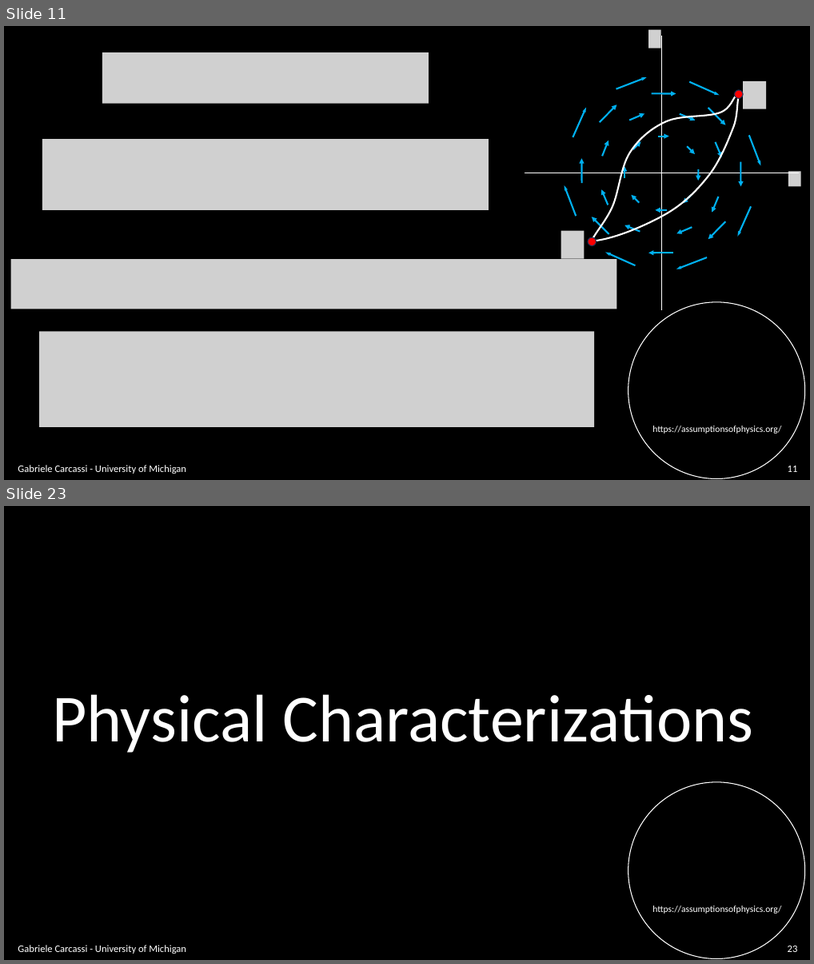
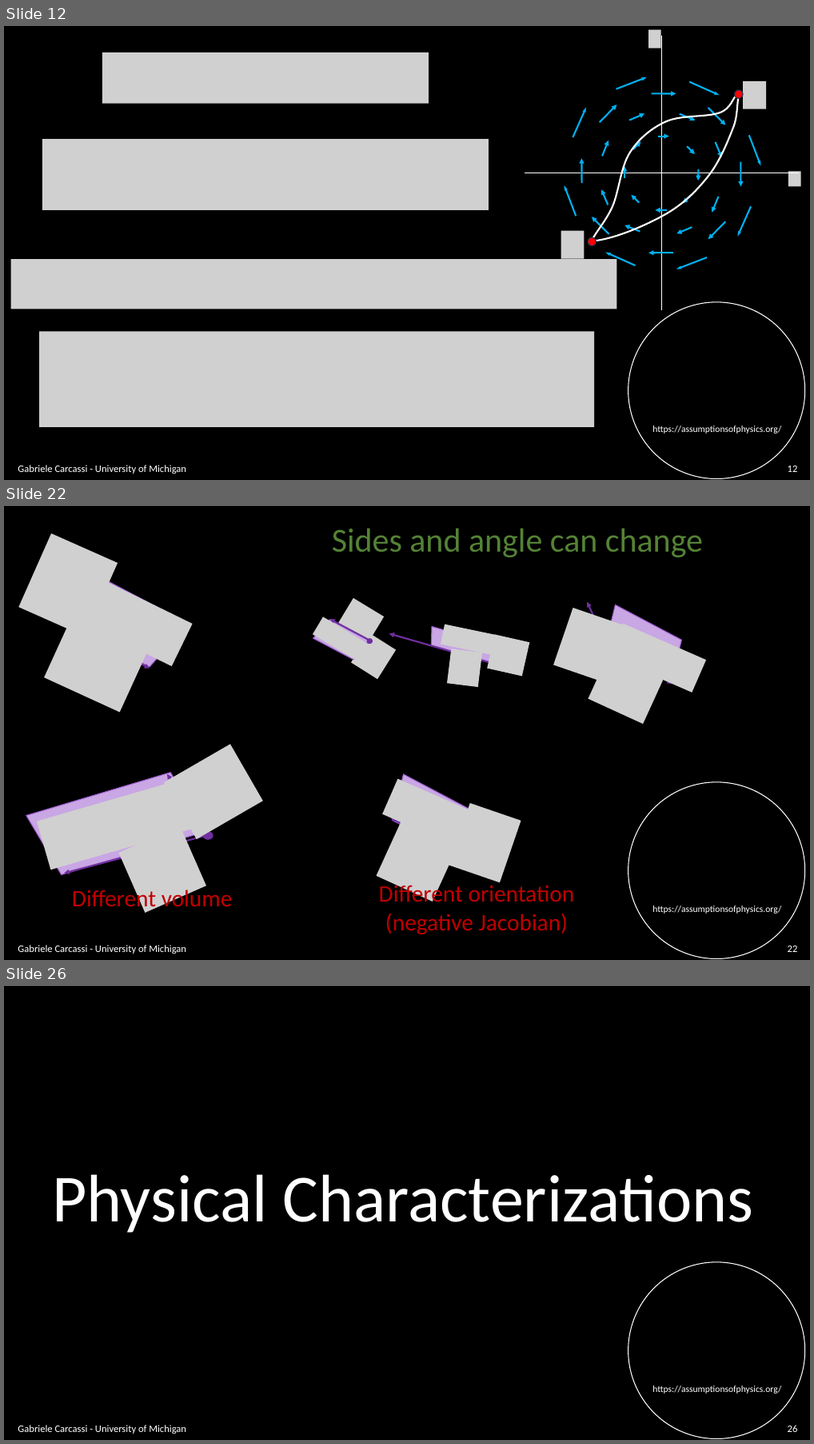
Before and after one commit to assumptionsofphysics/slides, a slide deck: BookCompanions-v2/RP-Class-3.pptx. Shown one above the other, each under a label of ours: slides 11 and 23 before the commit, slides 12, 22 and 26 after it; the slides between them are not shown. The pictures are 814x964 and 814x1444 pixels, drawn with LibreOffice and Linux fonts; fonts in the diff are those of the drawing; grey boxes stand for pictures; background and template pictures are left out. Boxes give left, top, right and bottom in pixels: in the first picture for what was removed or moved away, otherwise in the second. Text is boxed around its words. In the diff, an @@ line names an element or a change of style, - is before the commit and + after.

```diff
--- a/BookCompanions-v2/RP-Class-3.pptx
+++ b/BookCompanions-v2/RP-Class-3.pptx
@@ slide 22 added at [4,506,810,960], background #000000; not listed: 2 template elements that a slide beside it also shows @@
@@ text added at [332,528,703,557], 40 pt, text #548235 @@
+Sides and angle can change
@@ group added at [18,533,193,712]: 3 pictures, 2 arrows, 1 parallelogram, 1 ellipse @@
@@ group added at [313,598,396,679]: 3 pictures, 2 arrows, 1 parallelogram, 1 ellipse @@
@@ group added at [390,624,530,687]: 3 pictures, 2 arrows, 1 parallelogram, 1 ellipse @@
@@ group added at [554,601,706,724]: 3 pictures, 2 arrows, 1 parallelogram, 1 ellipse @@
@@ group added at [26,744,263,912]: 3 pictures, 2 arrows, 1 parallelogram, 1 ellipse @@
@@ group added at [377,774,522,901]: 3 pictures, 2 arrows, 1 parallelogram, 1 ellipse @@
@@ text added at [72,886,233,912], 28 pt, text #C00000 @@
+Different volume
@@ text added at [379,882,575,934], 28 pt, text #C00000 @@
+Different orientation
+(negative Jacobian)
@@ text added at [18,944,186,953], 12 pt, text #FFFFFF @@
+Gabriele Carcassi - University of Michigan
@@ page number added at [788,945,798,952], 12 pt, text #FFFFFF @@
+22
@@ what was slide 11 is now slide 12 @@
@@ page number at [788,465,798,472]: text changed @@
-11
+12
@@ what was slide 23 is now slide 26 @@
@@ page number at [788,1424,798,1432]: text changed @@
-23
+26
```
Also in this commit, not shown: 13 slides changed, 2 other slides added.
